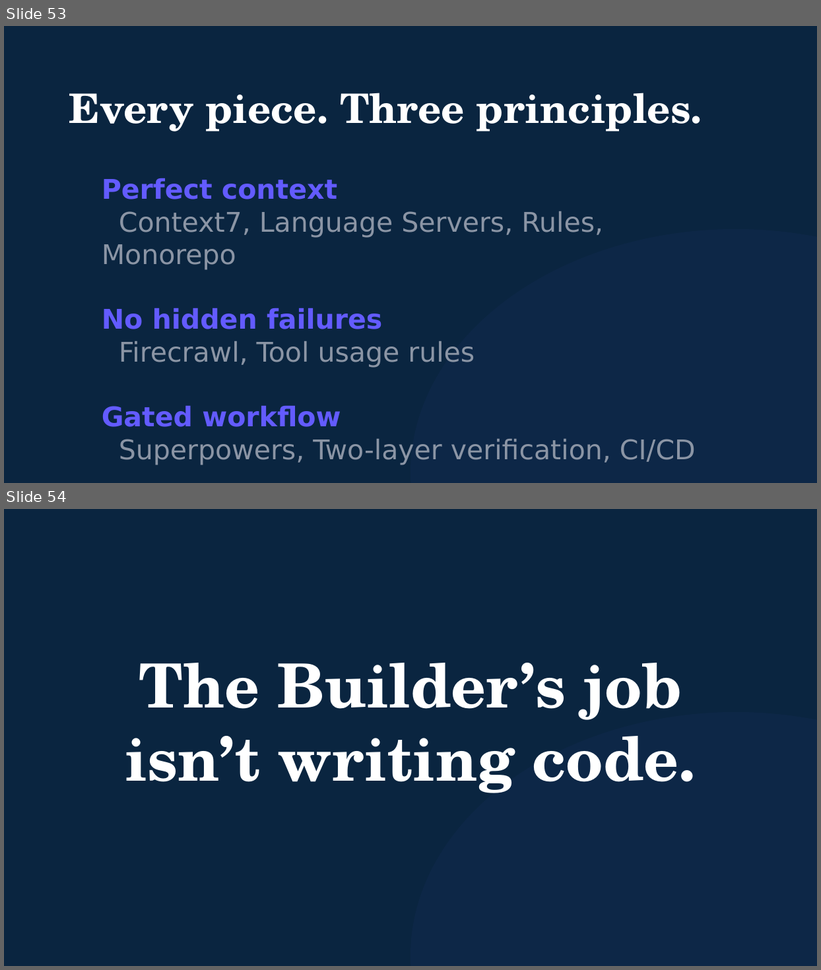
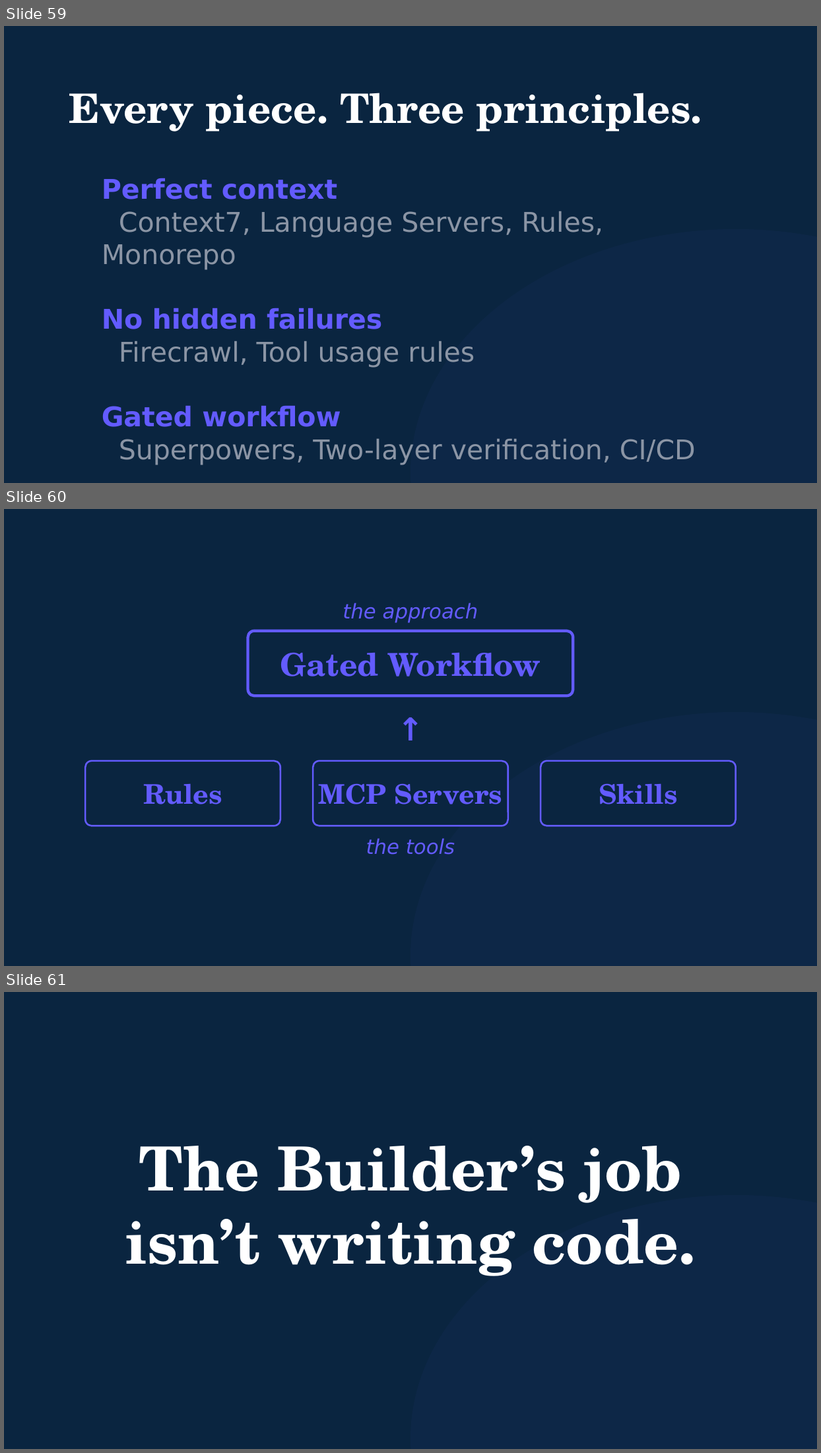
Before and after one commit to michaelengland/ai-best-practices, a slide deck: decks/builder/builder.pptx. Shown one above the other, each under a label of ours: slides 53 and 54 before the commit, slides 59, 60 and 61 after it. The pictures are 821x970 and 821x1453 pixels, drawn with LibreOffice and Linux fonts; fonts in the diff are those of the drawing. Boxes give left, top, right and bottom in pixels: in the first picture for what was removed or moved away, otherwise in the second. Text is boxed around its words. In the diff, an @@ line names an element or a change of style, - is before the commit and + after.

```diff
--- a/decks/builder/builder.pptx
+++ b/decks/builder/builder.pptx
@@ slide 60 added at <box>4,509,817,966</box>, background #0A2540 @@
@@ text added at <box>343,603,479,623</box>, 18 pt, text #635BFF, italic @@
+the approach
@@ rounded rectangle added at <box>248,631,573,696</box>, fill #0A2540, outline #635BFF 2.5 pt @@
@@ text added at <box>281,652,541,677</box>, 28 pt, text #635BFF, bold @@
+Gated Workflow
@@ text added at <box>329,708,492,749</box>, 28 pt, text #635BFF, bold @@
+↑
@@ ellipse added at <box>411,712,817,966</box>, fill #635BFF at 4% opacity @@
@@ rounded rectangle added at <box>85,761,281,826</box>, fill #0A2540, outline #635BFF 1.5 pt @@
@@ rounded rectangle added at <box>313,761,508,826</box>, fill #0A2540, outline #635BFF 1.5 pt @@
@@ rounded rectangle added at <box>541,761,736,826</box>, fill #0A2540, outline #635BFF 1.5 pt @@
@@ text added at <box>143,784,222,805</box>, 24 pt, text #635BFF, bold @@
+Rules
@@ text added at <box>319,784,502,805</box>, 24 pt, text #635BFF, bold @@
+MCP Servers
@@ text added at <box>599,784,677,805</box>, 24 pt, text #635BFF, bold @@
+Skills
@@ text added at <box>366,838,455,855</box>, 18 pt, text #635BFF, italic @@
+the tools
@@ what was slide 53 is now slide 59 @@
@@ what was slide 54 is now slide 61 @@
```
Also in this commit, not shown: 6 slides changed, 11 other slides added, 5 slides removed, 6 other files.
